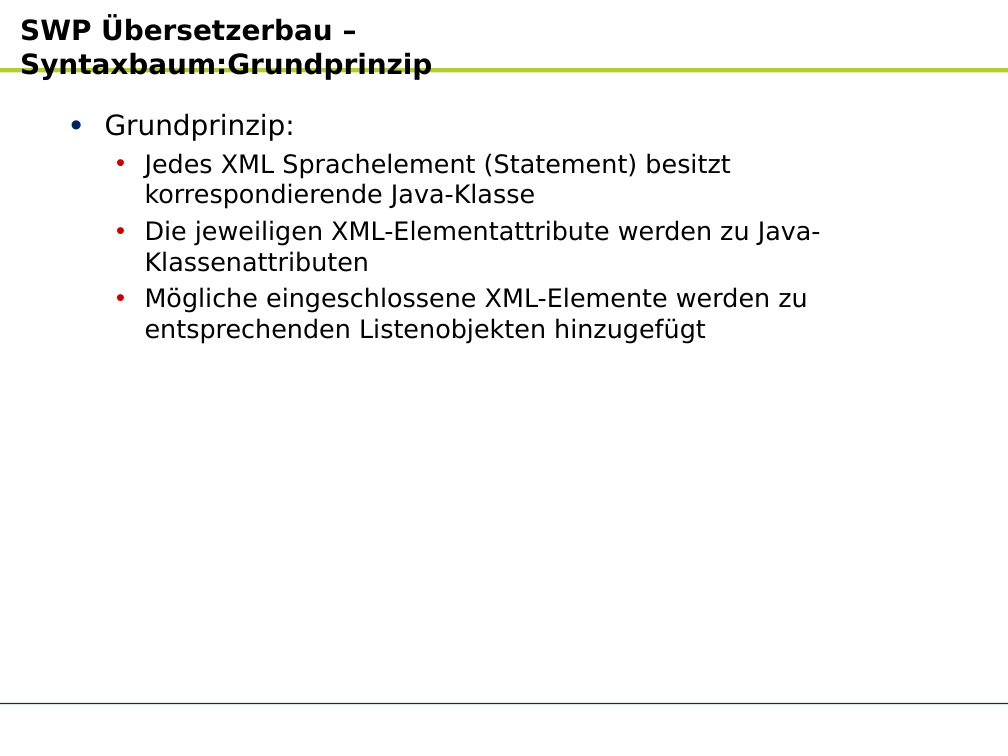
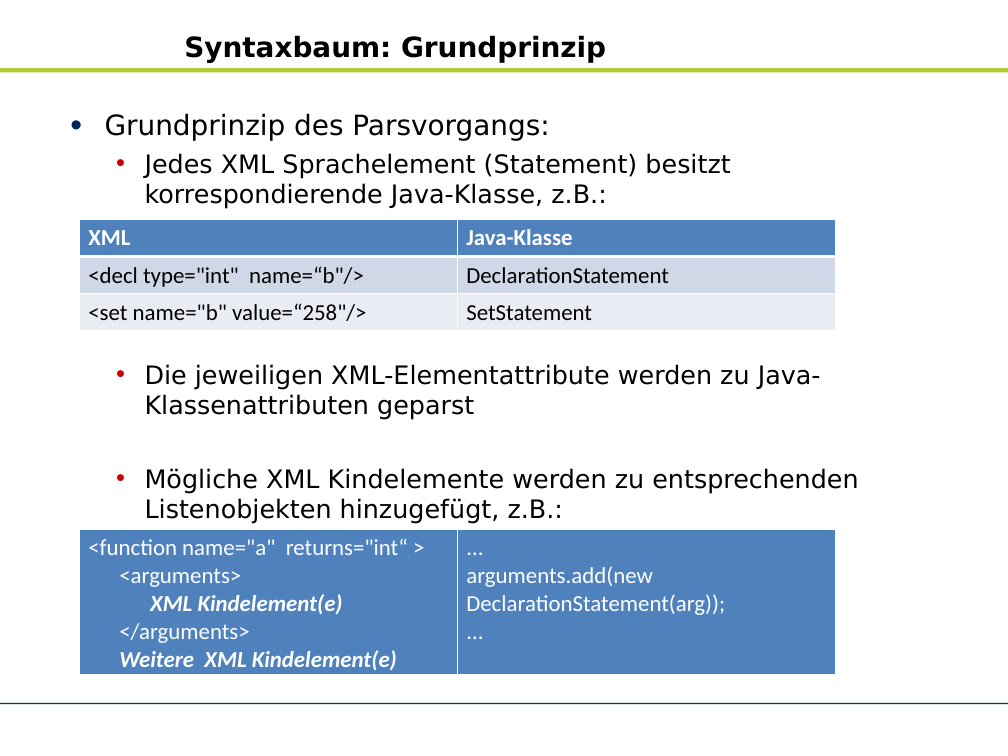
Before and after one commit to zhongxinhua/sose10-swp-uebersetzerbau, a slide deck: slide 5 of trunk/dokumentation/AR_SWP Uebersetzerbau (SS10)_v2.pptx (slide 4 before the commit). Drawn at 1008x756 pixels with LibreOffice and Linux fonts; fonts in the diff are those of the drawing; background and template pictures are left out. Boxes give left, top, right and bottom in pixels: in the first picture for what was removed or moved away, otherwise in the second. Text is boxed around its words. In the diff, an @@ line names an element or a change of style, - is before the commit and + after.

```diff
--- a/trunk/dokumentation/AR_SWP Uebersetzerbau (SS10)_v2.pptx
+++ b/trunk/dokumentation/AR_SWP Uebersetzerbau (SS10)_v2.pptx
@@ title at (184, 35, 606, 62): text changed @@
-SWP Übersetzerbau – Syntaxbaum:Grundprinzip
+Syntaxbaum: Grundprinzip
@@ text at (105, 113, 858, 524): text changed @@
-• Grundprinzip:
-  • Jedes XML Sprachelement (Statement) besitzt korrespondierende Java-Klasse
-  • Die jeweiligen XML-Elementattribute werden zu Java-Klassenattributen
-  • Mögliche eingeschlossene XML-Elemente werden zu entsprechenden Listenobjekten hinzugefügt
+• Grundprinzip des Parsvorgangs:
+  • Jedes XML Sprachelement (Statement) besitzt korrespondierende Java-Klasse, z.B.:
+  • Die jeweiligen XML-Elementattribute werden zu Java-Klassenattributen geparst
+  • Mögliche XML Kindelemente werden zu entsprechenden Listenobjekten hinzugefügt, z.B.:
@@ table added at (80, 220, 835, 331), 3 rows, 2 columns @@
+XML | Java-Klasse
+<decl type="int" name=“b"/> | DeclarationStatement
+<set name="b" value=“258"/> | SetStatement
@@ table added at (80, 530, 835, 676), 1 rows, 2 columns @@
+<function name="a" returns="int“ > / <arguments> / XML Kindelement(e) / </arguments> / Weitere XML Kindelement(e) | ... / arguments.add(new DeclarationStatement(arg)); / ...
```
Also in this commit, not shown: 9 other slides changed, 3 slides added, 1 slide removed.
